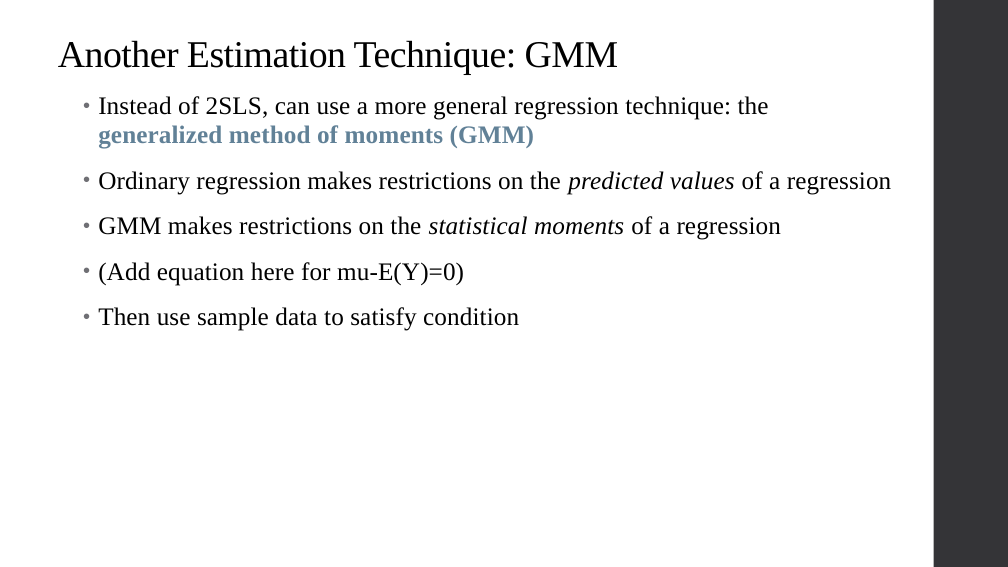
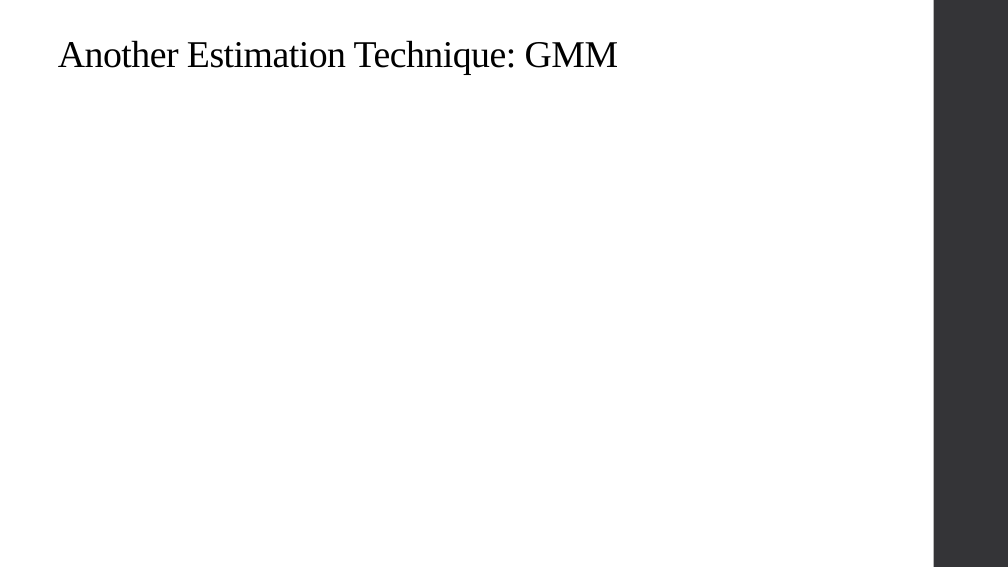
Before and after one commit to qiufei/fork-HAD5744, a slide deck: slide 45 of Lecture6_IV/Lecture6_IVEstimation_2022F.pptx. Drawn at 1008x567 pixels with LibreOffice and Linux fonts; fonts in the diff are those of the drawing; grey boxes stand for pictures. Boxes give left, top, right and bottom in pixels: in the first picture for what was removed or moved away, otherwise in the second. Text is boxed around its words. In the diff, an @@ line names an element or a change of style, - is before the commit and + after.

```diff
--- a/Lecture6_IV/Lecture6_IVEstimation_2022F.pptx
+++ b/Lecture6_IV/Lecture6_IVEstimation_2022F.pptx
@@ text removed at box(98, 96, 891, 331) @@
-• Instead of 2SLS, can use a more general regression technique: the generalized method of moments (GMM)
-• Ordinary regression makes restrictions on the predicted values of a regression
-• GMM makes restrictions on the statistical moments of a regression
-• (Add equation here for mu-E(Y)=0)
-• Then use sample data to satisfy condition
```
Also in this commit, not shown: 6 other slides changed, 12 other files.
